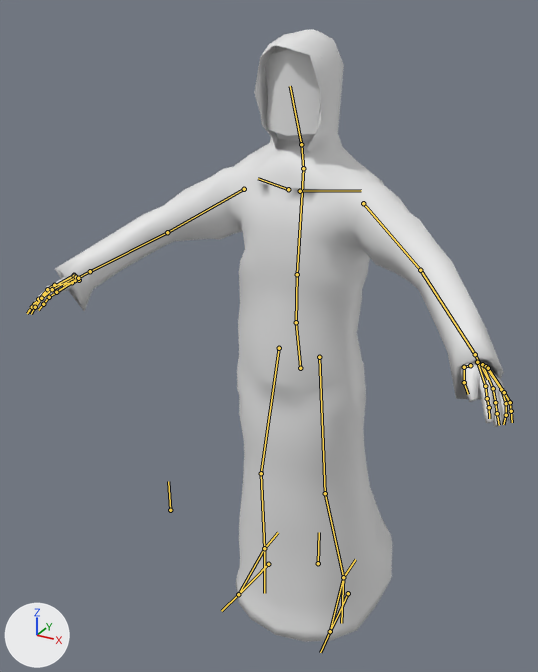
Two versions of the Blender file polimi.vpd.eidolon/Assets/Daniele/modelli/man.blend, one commit apart.
Both versions are drawn from a 50 mm camera at (1.13, -2.47, 2.44) aimed at (-0.18, -0.09, 1.25). The axes (+X, +Y, +Z) are drawn at lower left. The lights are the same throughout. The bones that bend it are drawn over the model as lines.

Names of what the first picture shows: 'drunk-highpoly'.
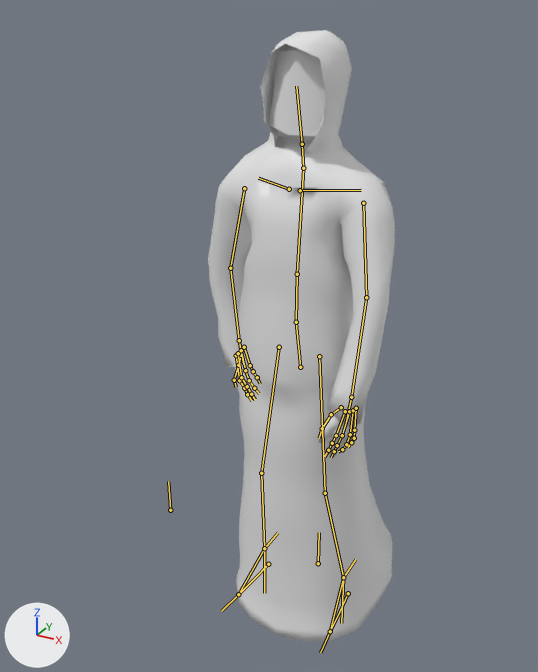
The newer file adds an action. The first version stands in its rest pose; the second is drawn at frame 27 of the action 'idle'.

Where the change shows, as pixel boxes [x1, y1, x2, y2] in the pictures (538 x 672 px):
'drunk-highpoly', posed (61% narrower)
    before: [28, 29, 514, 642]
    after: [208, 30, 395, 642]
bone 'head', root to tip
    before: (301, 144) to (290, 86)
    after: (302, 144) to (296, 86)
bone 'upper_arm.L', root to tip
    before: (363, 203) to (420, 270)
    after: (363, 203) to (366, 297)
bone 'forearm.L', root to tip
    before: (420, 270) to (475, 354)
    after: (366, 297) to (351, 397)
bone 'hand.L', root to tip
    before: (475, 354) to (488, 379)
    after: (351, 397) to (346, 422)
bone 'upper_arm.R', root to tip
    before: (244, 189) to (167, 232)
    after: (244, 188) to (230, 268)
bone 'forearm.R', root to tip
    before: (167, 232) to (90, 271)
    after: (230, 268) to (239, 340)
bone 'hand.R', root to tip
    before: (90, 271) to (63, 285)
    after: (239, 340) to (243, 364)

What the commit changed:
Bone 'head' (bone_head) turns from (0, 0, 0) to (-1, -4, -6) degrees about its own x, y and z.
Bone 'upper_arm.L' (bone_upper_arm_l) turns from (0, 0, 0) to (0, 11, -44) degrees about its own x, y and z.
Bone 'forearm.L' (bone_forearm_l) turns from (0, 0, 0) to (-12, 1, -14) degrees about its own x, y and z.
Bone 'hand.L' (bone_hand_l) turns from (0, 0, 0) to (3, 0, -6) degrees about its own x, y and z.
Bone 'upper_arm.R' (bone_upper_arm_r) turns from (0, 0, 0) to (-20, 7, 45) degrees about its own x, y and z.
Bone 'forearm.R' (bone_forearm_r) turns from (0, 0, 0) to (-9, 1, 18) degrees about its own x, y and z.
Bone 'hand.R' (bone_hand_r) turns from (0, 0, 0) to (0, 0, -10) degrees about its own x, y and z.
